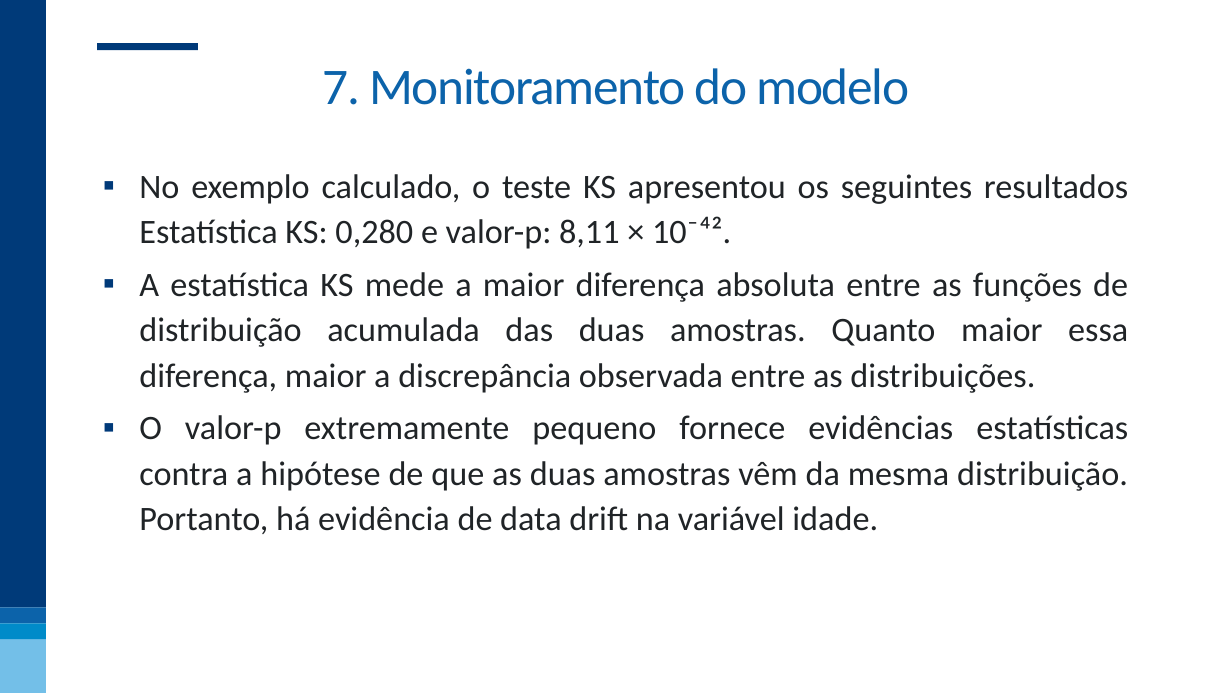
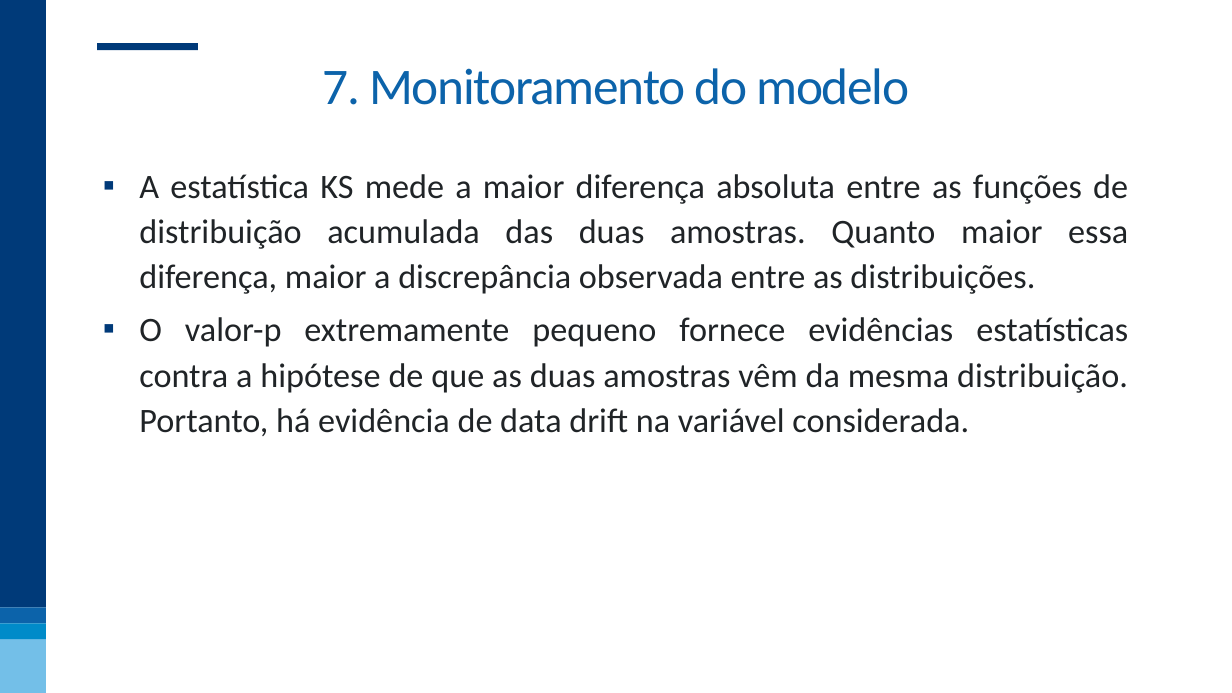
Before and after one commit to nogueira-cavalcante/fgv, a slide deck: slide 83 of MLOps e Versionamento/apresentações/MLOps e Versionamento.pptx. Drawn at 1232x693 pixels with LibreOffice and Linux fonts; fonts in the diff are those of the drawing; background and template pictures are left out. Boxes give left, top, right and bottom in pixels: in the first picture for what was removed or moved away, otherwise in the second. Text is boxed around its words. In the diff, an @@ line names an element or a change of style, - is before the commit and + after.

```diff
--- a/MLOps e Versionamento/apresentações/MLOps e Versionamento.pptx
+++ b/MLOps e Versionamento/apresentações/MLOps e Versionamento.pptx
@@ text at [139, 174, 1128, 249]: paragraph removed @@
-▪ No exemplo calculado, o teste KS apresentou os seguintes resultados Estatística KS: 0,280 e valor-p: 8,11 × 10⁻⁴².
@@ text at [139, 317, 1128, 436]: text changed @@
-▪ O valor-p extremamente pequeno fornece evidências estatísticas contra a hipótese de que as duas amostras vêm da mesma distribuição. Portanto, há evidência de data drift na variável idade.
+▪ O valor-p extremamente pequeno fornece evidências estatísticas contra a hipótese de que as duas amostras vêm da mesma distribuição. Portanto, há evidência de data drift na variável considerada.
```
Also in this commit, not shown: 13 other slides changed.
